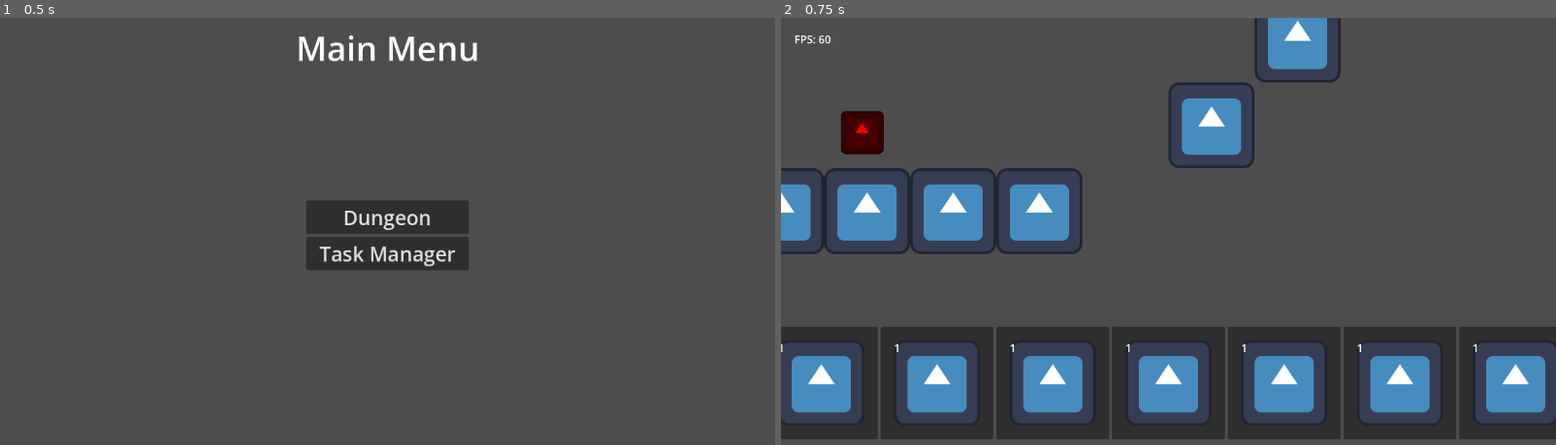
Above: before the commit, frames 1-2 (left to right).
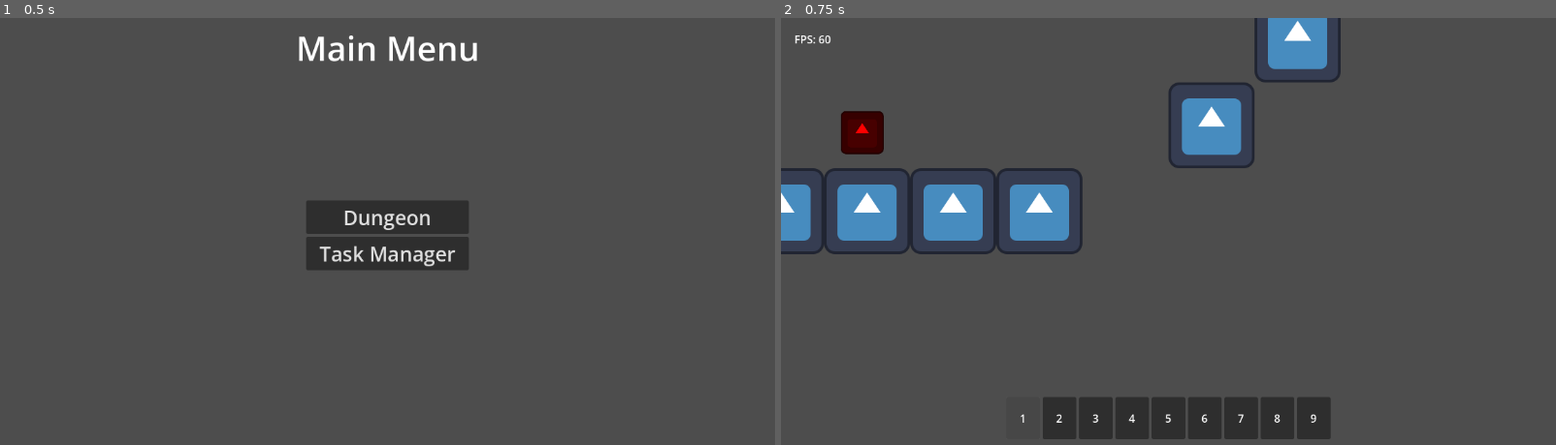
Above: after the commit, the same moments.

Repository: TheHumanMRP/RPG-Life-Tracker
Game: Godot game, scene res://Folders/Systems/Main/Scenes/main_scene.tscn
Same seed, same stepped clock (60 frames per second), same inputs: the game is played once before the commit and once after it. The engine's default icon, where the game draws it, is replaced by a stand-in: a white triangle on a blue panel in a dark square.
Inputs:
- Up to frame 1 (0.5 s): no input
- Up to frame 2 (0.75 s): click "Dungeon" at 0.5 s

Frame 1 is identical in both runs. In frame 2, 18% of the frame differs, in the area x 0-100%, y 72-99%.
Error before the commit: Invalid access to property or key 'signal_bus' on a base object of type 'Node (global.gd)'. (res://Folders/Systems/Inventory_System/Scripts/Hotbar/hotbar_slot.…
Error after the commit: Invalid access to property or key 'signal_bus' on a base object of type 'Node (global.gd)'. (res://Folders/Systems/UIMenus/death_menu.gd:18)

Commit message:
Auto commit at 2026-08-27 22:06:45

Diff:
--- a/Folders/Systems/Inventory_System/Scripts/Hotbar/hotbar_slot.gd
+++ b/Folders/Systems/Inventory_System/Scripts/Hotbar/hotbar_slot.gd
@@ -24,7 +24,7 @@
 # ------------------------------------------------------------------------------
 
 func _ready() -> void:
-	Global.signal_bus.hotbar_changed.connect(refresh)
+	SignalBus.hotbar_changed.connect(refresh)
 
 	refresh()
 
@@ -67,7 +67,7 @@
 
 
 func set_proper_selection_color_rect_opacity() -> void:
-	var selected_slot_index: int = Global.info_getter.get_selected_hotbar_index()
+	var selected_slot_index: int = InfoGetter.get_selected_hotbar_index()
 
 	if selected_slot_index != slot_index:
 		# Unselected
@@ -103,7 +103,7 @@
 func get_item() -> ItemEntry:
 	print("\nHotbar Slot: `get_item()` func was called. Here's the item_id: ", item_id)
 
-	return Global.all_global_items_manager.get_item_by_id(item_id)
+	return AllGlobalItemsManager.get_item_by_id(item_id)
 
 
 # ------------------------------------------------------------------------------
@@ -135,11 +135,11 @@
 		equip_item()
 
 func equip_item() -> void:
-	var selected_slot_index: int = Global.info_getter.get_selected_hotbar_index()
+	var selected_slot_index: int = InfoGetter.get_selected_hotbar_index()
 
 	if selected_slot_index == slot_index:
 		print("\nHotbar Slot: Equipped an item with item_id:, ", item_id, " and slot index: ", slot_index)
-		Global.signal_bus.hotbar_item_equipped.emit(slot_index)
+		SignalBus.hotbar_item_equipped.emit(slot_index)
 
 		item_id = Constants.NO_ITEM
 
@@ -148,4 +148,4 @@
 # ------------------------------------------------------------------------------
 
 func notify_hotbar_selected() -> void:
-	Global.signal_bus.hotbar_item_selected.emit(slot_index)
+	SignalBus.hotbar_item_selected.emit(slot_index)
--- a/Folders/Systems/Inventory_System/Scripts/Hotbar/hotbar_ui.gd
+++ b/Folders/Systems/Inventory_System/Scripts/Hotbar/hotbar_ui.gd
@@ -35,7 +35,7 @@
 	assaign_proper_id_to_hotbar_slots()
 
 func assaign_proper_id_to_hotbar_slots() -> void:
-	var hotbar_slots: Array[int] = Global.info_getter.get_hotbar()
+	var hotbar_slots: Array[int] = InfoGetter.get_hotbar()
 
 	print("\nHotbar UI: Reassigning id to hotbar slots, here's the hotbar: ", hotbar_slots)
 
